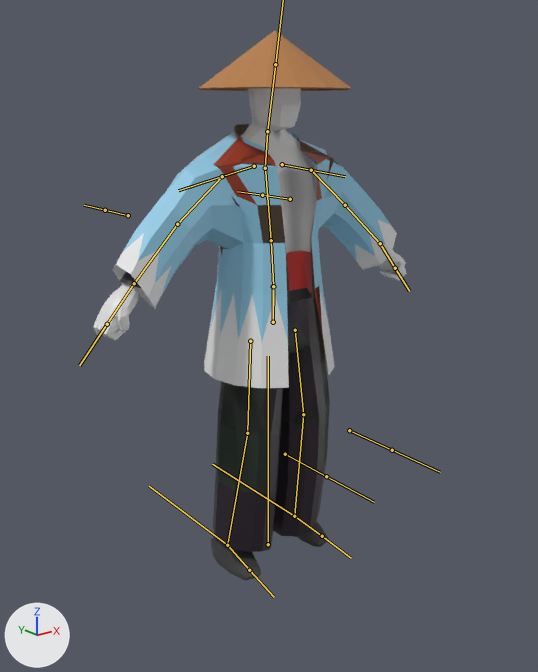
Two versions of the FBX model Assets/Models/player_model.fbx, one commit apart.
Rendered twice from a 50 mm camera at (-2.41, -3.01, 2.5) aimed at (-0.12, -0.15, 1.36). The lights are fixed; the arrows at lower left show +X, +Y and +Z. The bones that bend it are drawn over the model as lines.

Objects in the first picture: 'BlackBelt', 'Bracelets1', 'Coat', 'CoatShinsengumi', 'Footwear', 'Jacket', 'LargeBelt', 'PantsLong', 'PantsShort', 'StrawHat', 'body'.
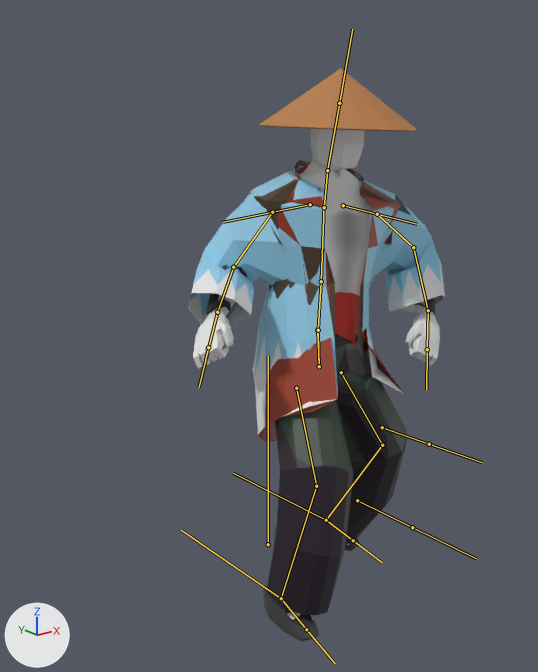
The newer file adds an action. The first version stands in its rest pose; the second is drawn at frame 1 of the action 'Armature|BLOCKED'.

The edits, one by one:
Bone 'Hips.Control' (bone_hips_control) moves from (0.0, 0.0, 0.0) to (-0.17, 0.87, -1.6).
Bone 'Hips.Control' (bone_hips_control) turns from (0, 0, 0) to (-2, 0, 2) degrees about its own x, y and z.
Bone 'Waist' (bone_waist) turns from (0, 0, 0) to (-3, 3, 13) degrees about its own x, y and z.
Bone 'Chest' (bone_chest) turns from (0, 0, 0) to (7, 12, -3) degrees about its own x, y and z.
Bone 'Neck' (bone_neck) turns from (0, 0, 0) to (-2, -16, -2) degrees about its own x, y and z.
Bone 'Head' (bone_head) turns from (0, 0, 0) to (0, 5, 1) degrees about its own x, y and z.
Bone 'UpperArm.L' (bone_upperarm_l) turns from (0, 0, 0) to (28, -50, -1) degrees about its own x, y and z.
Bone 'LowerArm.L' (bone_lowerarm_l) turns from (0, 0, 0) to (49, 15, -32) degrees about its own x, y and z.
Bone 'Hand.L' (bone_hand_l) turns from (0, 0, 0) to (-2, 57, 3) degrees about its own x, y and z.
Bone 'UpperArm.R' (bone_upperarm_r) turns from (0, 0, 0) to (5, -9, 5) degrees about its own x, y and z.
Bone 'LowerArm.R' (bone_lowerarm_r) turns from (0, 0, 0) to (49, -15, 33) degrees about its own x, y and z.
Bone 'Hand.R' (bone_hand_r) turns from (0, 0, 0) to (23, -50, -11) degrees about its own x, y and z.
Bone 'UpperLeg.L' (bone_upperleg_l) turns from (0, 0, 0) to (35, -13, 11) degrees about its own x, y and z.
Bone 'LowerLeg.L' (bone_lowerleg_l) turns from (0, 0, 0) to (44, -3, 8) degrees about its own x, y and z.
Bone 'Feet.L' (bone_feet_l) turns from (0, 0, 0) to (-6, -1, 10) degrees about its own x, y and z.
Bone 'UpperLeg.R' (bone_upperleg_r) turns from (0, 0, 0) to (7, 27, -16) degrees about its own x, y and z.
Bone 'LowerLeg.R' (bone_lowerleg_r) turns from (0, 0, 0) to (39, 3, -7) degrees about its own x, y and z.
Bone 'Feet.R' (bone_feet_r) turns from (0, 0, 0) to (-25, -6, -33) degrees about its own x, y and z.

Changed parts and their boxes (x1, y1, x2, y2) in the pictures (538 x 672 px):
'CoatShinsengumi', posed (9% narrower, 6% taller)
    before: (113, 124, 397, 388)
    after: (188, 162, 445, 443)
'PantsLong', posed (20% wider)
    before: (213, 298, 330, 552)
    after: (266, 346, 407, 615)
'body', posed
    before: (93, 88, 407, 340)
    after: (193, 129, 440, 620)
'PantsShort', posed
    before: (216, 297, 330, 493)
    after: (275, 343, 407, 533)
'StrawHat', posed
    before: (198, 31, 352, 91)
    after: (259, 68, 418, 132)
'Coat', posed
    before: (193, 130, 334, 368)
    after: (248, 162, 403, 442)
'Jacket', posed (8% wider)
    before: (192, 124, 332, 305)
    after: (248, 160, 399, 346)
'Footwear', posed
    before: (210, 473, 329, 581)
    after: (263, 525, 360, 642)
'LargeBelt', posed
    before: (286, 250, 312, 300)
    after: (335, 292, 360, 345)
'Bracelets1', posed
    before: (119, 272, 141, 288)
    after: (206, 265, 435, 318)
'BlackBelt', posed
    before: (290, 288, 312, 302)
    after: (335, 333, 358, 348)
bone 'Hips.Control', root to tip
    before: (273, 286) to (273, 322)
    after: (317, 330) to (319, 366)
bone 'Waist', root to tip
    before: (273, 286) to (271, 240)
    after: (318, 330) to (321, 281)
bone 'Chest', root to tip
    before: (271, 240) to (265, 165)
    after: (321, 281) to (324, 204)
bone 'Neck', root to tip
    before: (265, 168) to (267, 131)
    after: (324, 207) to (327, 170)
bone 'Head', root to tip
    before: (267, 131) to (275, 64)
    after: (327, 170) to (339, 103)
bone 'UpperArm.L', root to tip
    before: (222, 176) to (177, 224)
    after: (272, 212) to (233, 267)
bone 'LowerArm.L', root to tip
    before: (177, 224) to (134, 283)
    after: (233, 267) to (217, 312)
bone 'Hand.L', root to tip
    before: (134, 283) to (107, 324)
    after: (217, 312) to (208, 347)
bone 'UpperArm.R', root to tip
    before: (311, 170) to (345, 205)
    after: (377, 214) to (413, 247)
bone 'LowerArm.R', root to tip
    before: (345, 205) to (380, 243)
    after: (413, 247) to (428, 310)
bone 'Hand.R', root to tip
    before: (380, 243) to (395, 268)
    after: (428, 310) to (427, 349)
bone 'UpperLeg.L', root to tip
    before: (250, 341) to (247, 433)
    after: (296, 388) to (316, 486)
bone 'LowerLeg.L', root to tip
    before: (247, 433) to (227, 545)
    after: (316, 486) to (281, 598)
bone 'Feet.L', root to tip
    before: (227, 545) to (249, 570)
    after: (281, 598) to (306, 629)
bone 'UpperLeg.R', root to tip
    before: (295, 330) to (303, 414)
    after: (341, 372) to (382, 445)
bone 'LowerLeg.R', root to tip
    before: (303, 414) to (294, 516)
    after: (382, 445) to (326, 520)
bone 'Feet.R', root to tip
    before: (294, 516) to (322, 536)
    after: (326, 520) to (353, 540)
